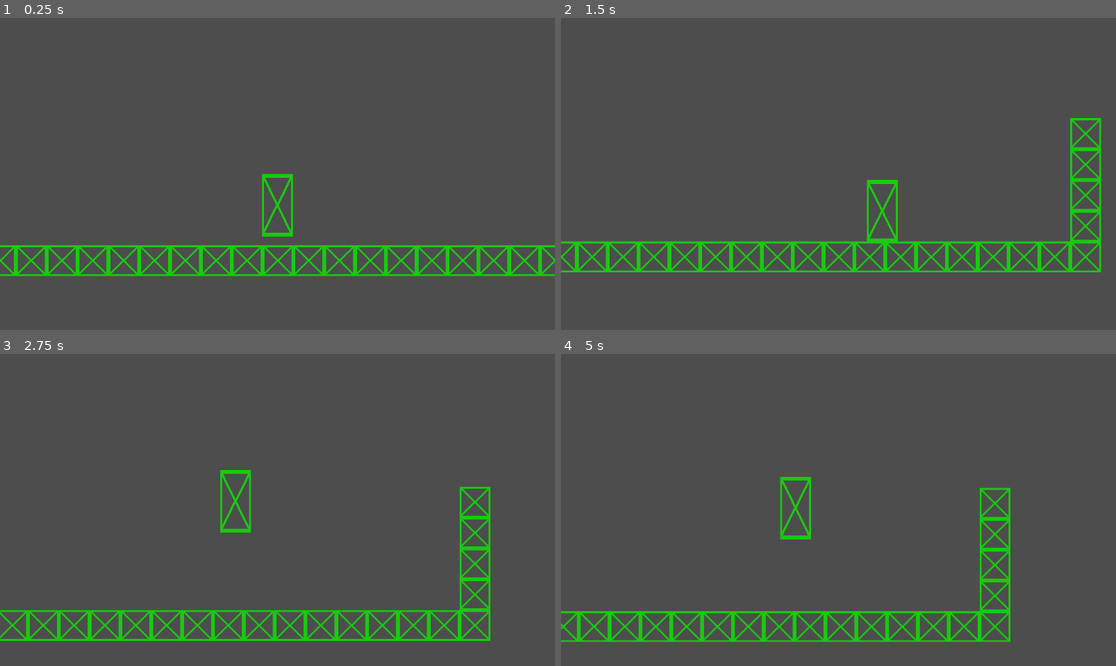
Above: before the commit, frames 1-4 (two rows, left to right).
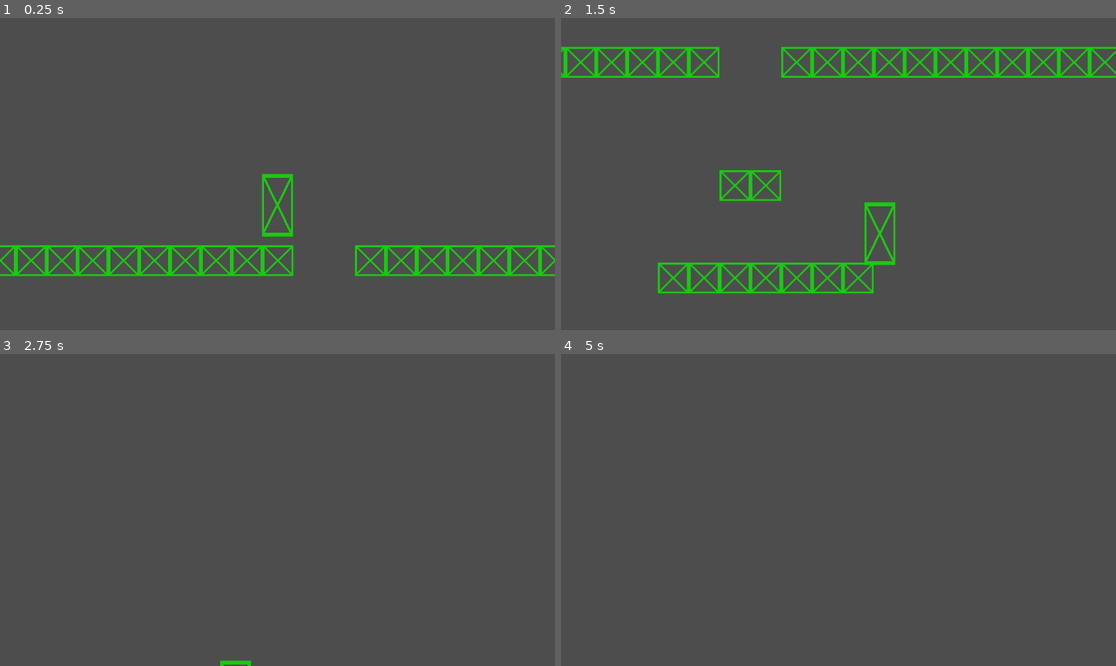
Above: after the commit, the same moments.

Repository: Kyufuru/animitta
Game: Godot game, scene res://scene/level/level_test.tscn
Same seed, same stepped clock (60 frames per second), same inputs: the game is played once before the commit and once after it.
Inputs (mouse positions are in pixels of both pictures, inside the frame that each line leads up to):
- Up to frame 1 (0.25 s): no input
- Up to frame 2 (1.5 s): move the mouse to (960, 158) at 0.52 s; hold D (right) from 0.53 s (still down); right-click (960, 158) at 0.6 s; tap Space (jump) at 0.77, 0.8, 1.07, 1.35 s; move the mouse to (727, 189) at 1.27 s
- Up to frame 3 (2.75 s): tap Space (jump) at 1.52, 1.82, 2.3 s; right-click (166, 525) at 1.55 s; move the mouse to (333, 441) at 2.02 s; release D (right) at 2.03 s; hold A (left) from 2.03 s (still down); right-click (333, 441) at 2.1 s
- Up to frame 4 (5 s): move the mouse to (810, 572) at 2.77 s; release A (left) at 2.78 s; hold D (right) 2.78-4.28 s; right-click (810, 572) at 2.85 s; tap Space (jump) at 3.02, 3.32, 3.6, 3.77, 4.07, 4.52, 4.82 s; move the mouse to (1005, 556) at 3.52 s; move the mouse to (672, 463) at 4.27 s; hold A (left) from 4.28 s (still down); right-click (672, 463) at 4.35 s

The runs differ from the first frame. In frame 1, 0.5% of the frame differs, in the area x 52-64%, y 72-83%; in frame 2, 11%, in the area x 0-100%, y 9-89%; in frame 3, 5.2%; in frame 4, 5.0%.

Commit message:
更新笔记

Diff:
--- a/Animitta/scene/level/level_test.tscn
+++ b/Animitta/scene/level/level_test.tscn
@@ -35,7 +35,7 @@
 texture_filter = 4
 tile_set = SubResource("TileSet_by4f4")
 format = 2
-layer_0/tile_data = PackedInt32Array(262152, 1, 0, 262153, 1, 0, 262154, 1, 0, 262155, 1, 0, 262156, 1, 0, 262158, 1, 0, 262159, 1, 0, 262147, 1, 0, 262146, 1, 0, 262145, 1, 0, 262148, 1, 0, 262149, 1, 0, 262150, 1, 0, 262151, 1, 0, 262157, 1, 0, 262160, 1, 0, 262161, 1, 0, 262163, 1, 0, 262162, 1, 0, 262164, 1, 0, 262165, 1, 0, 262166, 1, 0, 262168, 1, 0, 262167, 1, 0, 196632, 1, 0, 131096, 1, 0, 65560, 1, 0, 262144, 1, 0, 196608, 1, 0, 131072, 1, 0, 65536, 1, 0, 0, 1, 0, 24, 1, 0)
+layer_0/tile_data = PackedInt32Array(262152, 1, 0, 262153, 1, 0, 262154, 1, 0, 262158, 1, 0, 262159, 1, 0, 262147, 1, 0, 262146, 1, 0, 262145, 1, 0, 262148, 1, 0, 262149, 1, 0, 262150, 1, 0, 262151, 1, 0, 262157, 1, 0, 262160, 1, 0, 262161, 1, 0, 262163, 1, 0, 262162, 1, 0, 262164, 1, 0, 262165, 1, 0, 262166, 1, 0, 262168, 1, 0, 262167, 1, 0, 196632, 1, 0, 131096, 1, 0, 65560, 1, 0, 262144, 1, 0, 196608, 1, 0, 131072, 1, 0, 65536, 1, 0, 0, 1, 0, 24, 1, 0, 524299, 1, 0, 524300, 1, 0, 720906, 1, 0, 720905, 1, 0, 720907, 1, 0, 720908, 1, 0, 720909, 1, 0, 720910, 1, 0, 720911, 1, 0)
 
 [node name="Physics" type="Node2D" parent="."]
 unique_name_in_owner = true
--- a/Animitta/scene/player/player_test.gd
+++ b/Animitta/scene/player/player_test.gd
@@ -1,6 +1,5 @@
 extends CharacterBody2D
 
-enum States {IDLE, JUMP, DASH, ATK}
 const x_msk := Vector2(1, 0)
 
 @export var cur_state: int
@@ -13,33 +12,19 @@
 func _ready():
 	g = %Physics.gravity
 
-func _physics_process(delta):
-	press()
-	act(delta)
-	move(delta)
-
-## 处理按键
-func press() -> void:
-	if Input.is_action_just_pressed("jump"):
-		if cur_state != States.JUMP:
-			cur_state = States.JUMP
+func _physics_process(_delta):
+	var dir = Input.get_vector("left","right","up","down")
+	if not is_on_floor():
+		velocity.y += mass * g # 重力
 	else:
-		cur_state = States.IDLE
+		velocity.y = 0
+		if Input.is_action_just_pressed("jump"):
+			velocity.y -= jump_speed * g
 
 
-func act(_dt: float) -> void:
-	if cur_state == States.JUMP:
-		if is_on_floor():
-			velocity.y -= jump_speed * g
-	if cur_state == States.IDLE:
-		if is_on_floor():
-			velocity.y = 0
+	#if Input.is_action_just_pressed("s_act"):
+		#
 
+	velocity.x = speed * dir.x # 移动
 
-## 处理物理移动
-func move(_dt: float) -> void:
-	velocity.x = speed * Input.get_vector(
-		"left","right","up","down").x # 移动
-	if not is_on_floor():
-		velocity.y += mass * g # 重力
 	move_and_slide()
--- a/Animitta/scene/player/player_test.tscn
+++ b/Animitta/scene/player/player_test.tscn
@@ -4,17 +4,17 @@
 [ext_resource type="Texture2D" uid="uid://ncyk6gimyfgj" path="res://asset/test.png" id="2_4d18h"]
 
 [sub_resource type="RectangleShape2D" id="RectangleShape2D_eh3hp"]
-size = Vector2(64, 128)
+size = Vector2(58, 119)
 
 [node name="Player" type="CharacterBody2D"]
 script = ExtResource("1_2f4hb")
+
+[node name="CollisionShape2D" type="CollisionShape2D" parent="."]
+texture_filter = 1
+position = Vector2(0, 1.5)
+shape = SubResource("RectangleShape2D_eh3hp")
 
 [node name="Sprite2D" type="Sprite2D" parent="."]
 position = Vector2(0, 1)
 scale = Vector2(1, 2.03125)
 texture = ExtResource("2_4d18h")
-
-[node name="CollisionShape2D" type="CollisionShape2D" parent="."]
-texture_filter = 1
-shape = SubResource("RectangleShape2D_eh3hp")
-debug_color = Color(0, 0.701961, 0.117647, 0.419608)
Not shown, added: Docs/笔记/Godot - 交互.md
Not shown, added: Docs/笔记/Godot - 场景切换.md
Not shown, removed: Docs/笔记/Godot - 界面交互.md
Not shown, added: Docs/笔记/Godot - 着色器.md
Not shown, changed: Docs/笔记/Godot - 简介.md
Not shown, changed: Docs/笔记/Godot - 颜色.md
Not shown, changed: Docs/笔记/Godot.md
